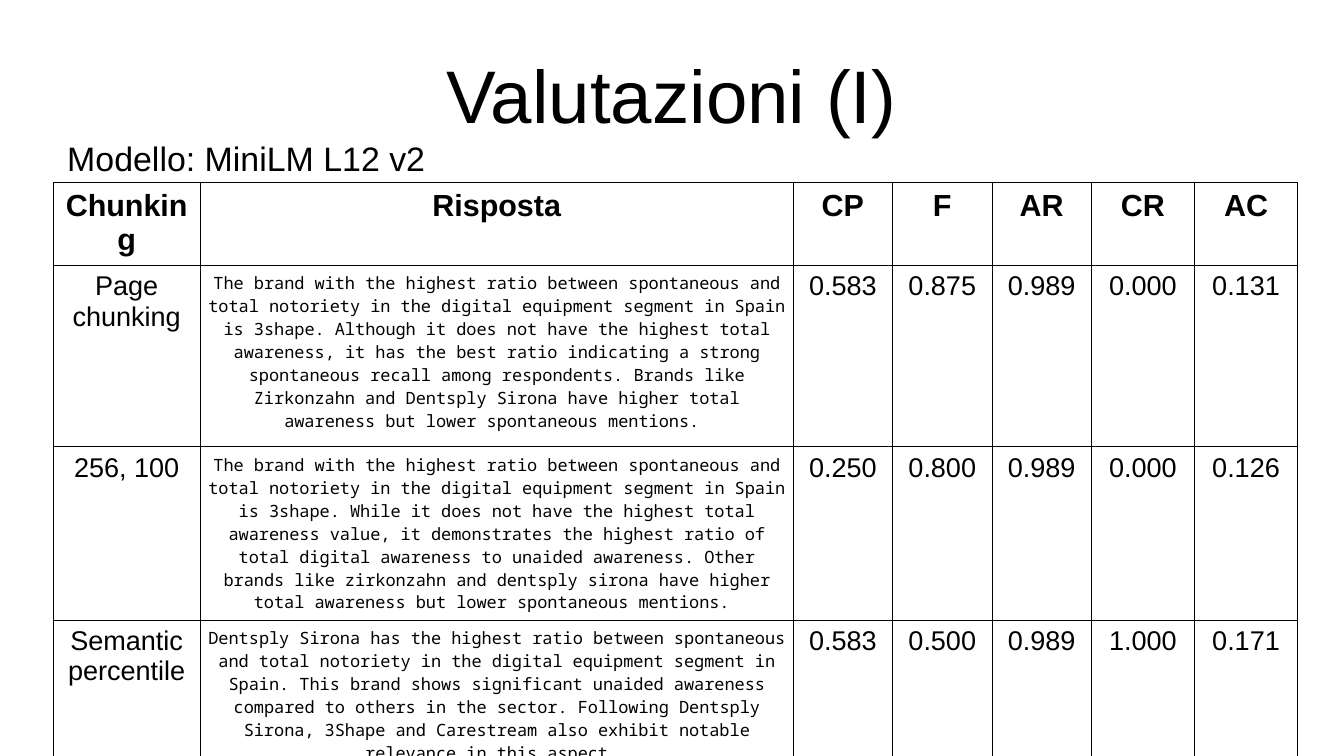
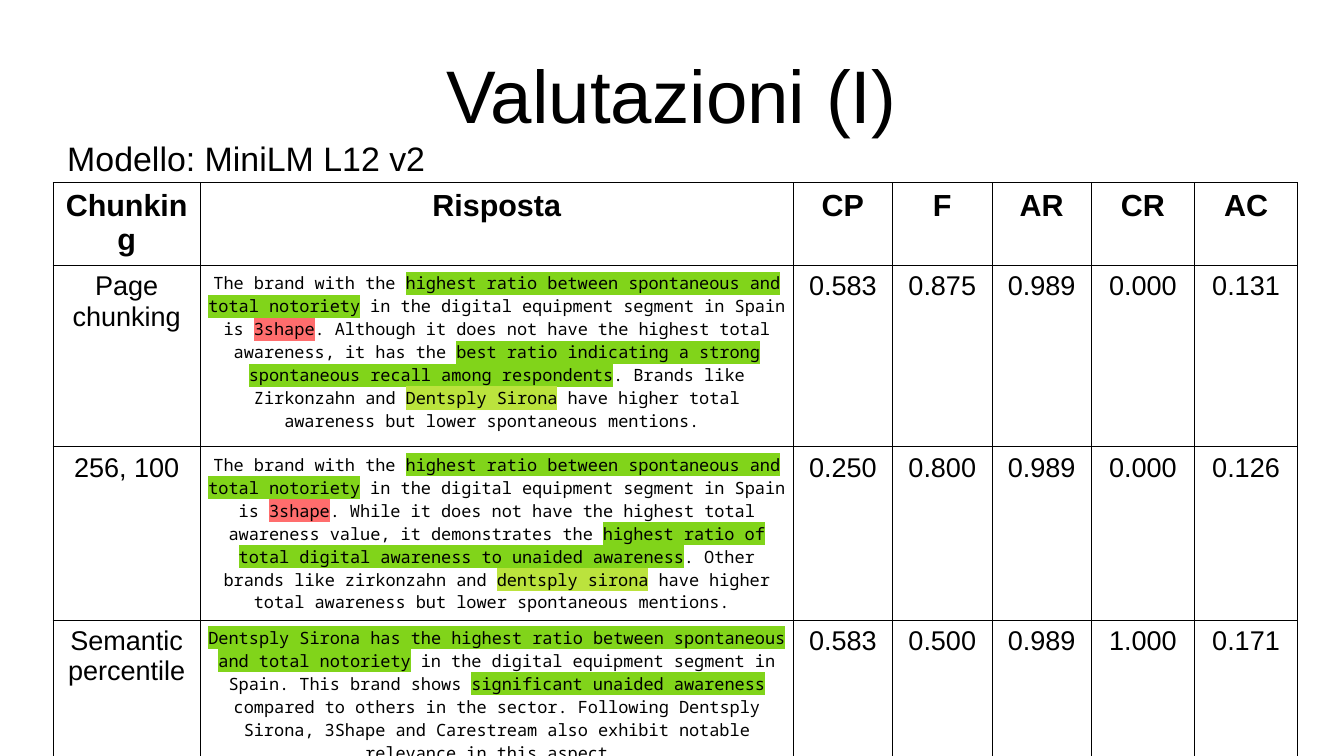
Before and after one commit to PietroNoto/Tesi, a slide deck: slide 11 of Appunti/Bozza presentazione keystone novembre.odp (slide 10 before the commit). Drawn at 1344x756 pixels with LibreOffice and Linux fonts; fonts in the diff are those of the drawing. Boxes give left, top, right and bottom in pixels: in the first picture for what was removed or moved away, otherwise in the second. Text is boxed around its words. In the diff, an @@ line names an element or a change of style, - is before the commit and + after.

```diff
--- a/Appunti/Bozza presentazione keystone novembre.odp
+++ b/Appunti/Bozza presentazione keystone novembre.odp
@@ table at [54,183,1300,750] @@
@@ highlight none to #81D41A in "highest ratio between spontaneous and total notoriety ...", "highest ratio between spontaneous and total notoriety ...", "Dentsply Sirona has the highest ratio between ..." @@
@@ highlight none to #FF6D6D in "3shape.", "3shape." @@
@@ highlight none to #BBE33D in "Dentsply Sirona", "dentsply sirona" @@
```
Also in this commit, not shown: 7 other slides changed, 1 slide added, 7 other files.
